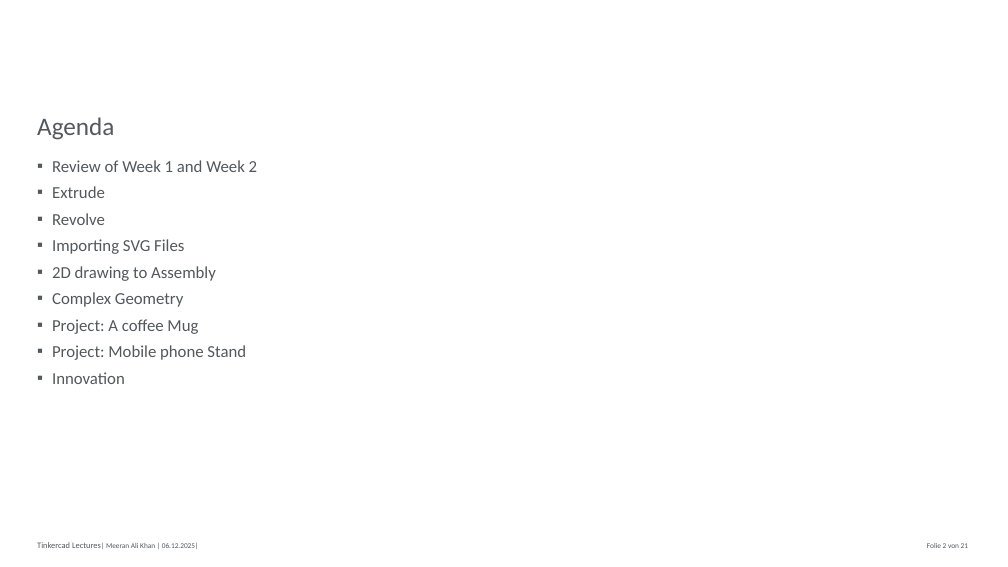
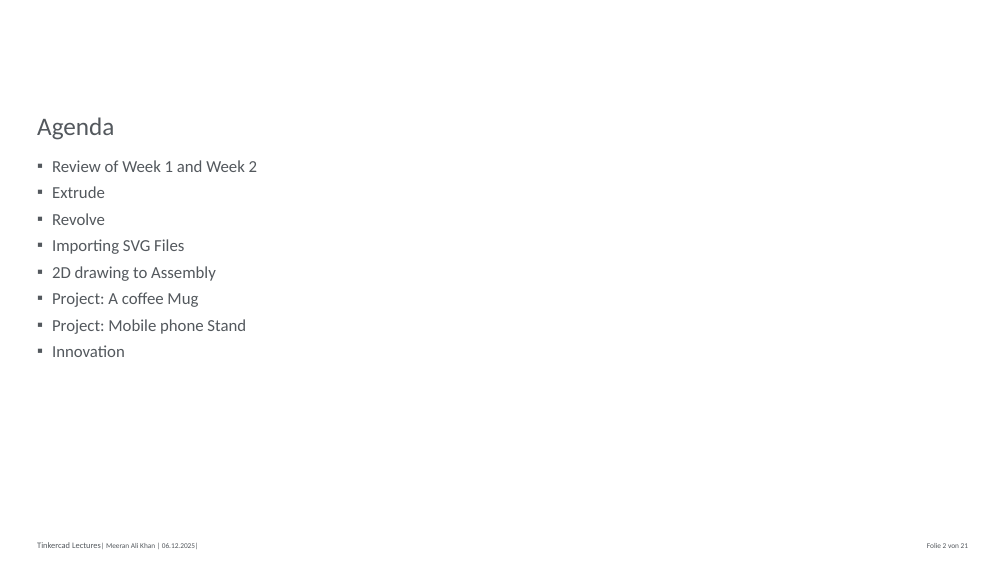
Before and after one commit to MAK-RPTU/Tinkercad, a slide deck: slide 2 of Lectures/Week3.pptx. Drawn at 1008x567 pixels with LibreOffice and Linux fonts; fonts in the diff are those of the drawing; background and template pictures are left out. Boxes give left, top, right and bottom in pixels: in the first picture for what was removed or moved away, otherwise in the second. Text is boxed around its words. In the diff, an @@ line names an element or a change of style, - is before the commit and + after.

```diff
--- a/Lectures/Week3.pptx
+++ b/Lectures/Week3.pptx
@@ text at [52,292,183,307]: paragraph removed @@
-▪ Complex Geometry
```
Also in this commit, not shown: 2 other slides changed, 2 other files.
